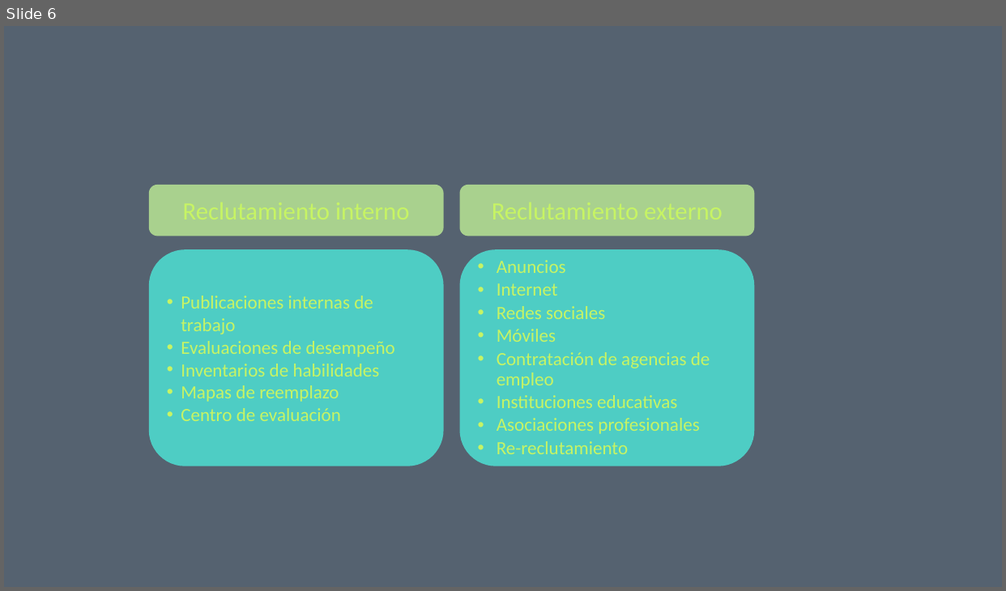
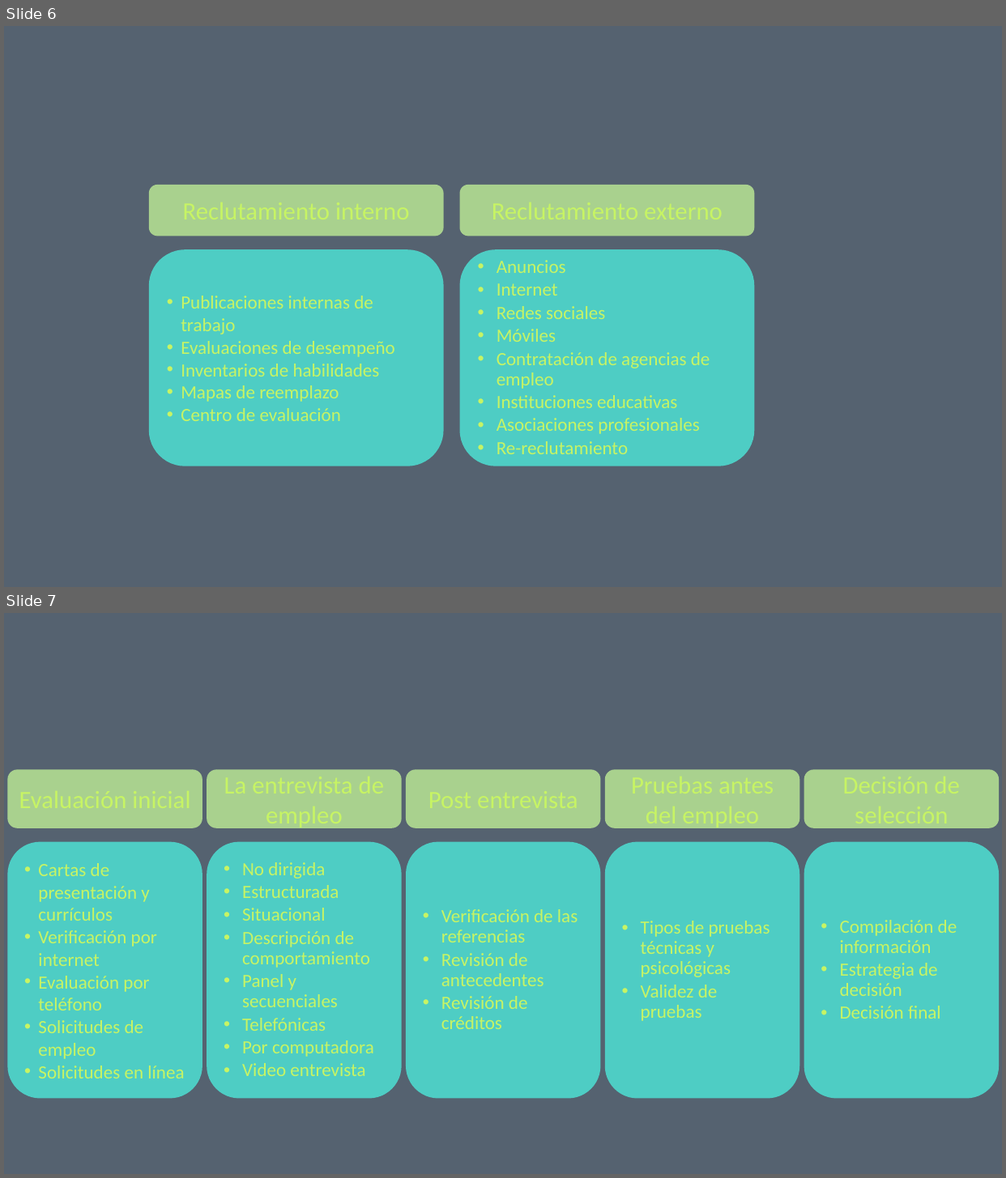
Before and after one commit to r0g0o/GDP-PW, a slide deck: media/Resumen.pptx. Shown one above the other, each under a label of ours: slide 6 before the commit, slides 6 and 7 after it. The pictures are 1006x591 and 1006x1178 pixels, drawn with LibreOffice and Linux fonts; fonts in the diff are those of the drawing. Boxes give left, top, right and bottom in pixels: in the first picture for what was removed or moved away, otherwise in the second. Text is boxed around its words. In the diff, an @@ line names an element or a change of style, - is before the commit and + after.

```diff
--- a/media/Resumen.pptx
+++ b/media/Resumen.pptx
@@ slide 7 added at box(4, 613, 1002, 1174), background #556270 @@
@@ rounded rectangle added at box(8, 769, 202, 828), fill #A9D18E @@
@@ rounded rectangle added at box(206, 769, 402, 828), fill #A9D18E, 24 pt, text #C7F464 @@
+La entrevista de empleo
@@ rounded rectangle added at box(406, 769, 601, 828), fill #A9D18E @@
@@ rounded rectangle added at box(605, 769, 799, 828), fill #A9D18E, 24 pt, text #C7F464 @@
+Pruebas antes del empleo
@@ rounded rectangle added at box(804, 769, 999, 828), fill #A9D18E, 24 pt, text #C7F464 @@
+Decisión de selección
@@ rounded rectangle added at box(8, 842, 202, 1099), fill #4ECDC4, 18 pt, text #C7F464 @@
+• Cartas de presentación y currículos
+• Verificación por internet
+• Evaluación por teléfono
+• Solicitudes de empleo
+• Solicitudes en línea
@@ rounded rectangle added at box(206, 842, 402, 1099), fill #4ECDC4, 18 pt, text #C7F464 @@
+• No dirigida
+• Estructurada
+• Situacional
+• Descripción de comportamiento
+• Panel y secuenciales
+• Telefónicas
+• Por computadora
+• Video entrevista
@@ rounded rectangle added at box(406, 842, 601, 1099), fill #4ECDC4, 18 pt, text #C7F464 @@
+• Verificación de las referencias
+• Revisión de antecedentes
+• Revisión de créditos
@@ rounded rectangle added at box(605, 842, 799, 1099), fill #4ECDC4, 18 pt, text #C7F464 @@
+• Tipos de pruebas técnicas y psicológicas
+• Validez de pruebas
@@ rounded rectangle added at box(804, 842, 999, 1099), fill #4ECDC4, 18 pt, text #C7F464 @@
+• Compilación de información
+• Estrategia de decisión
+• Decisión final
```
Also in this commit, not shown: 7 other files.
